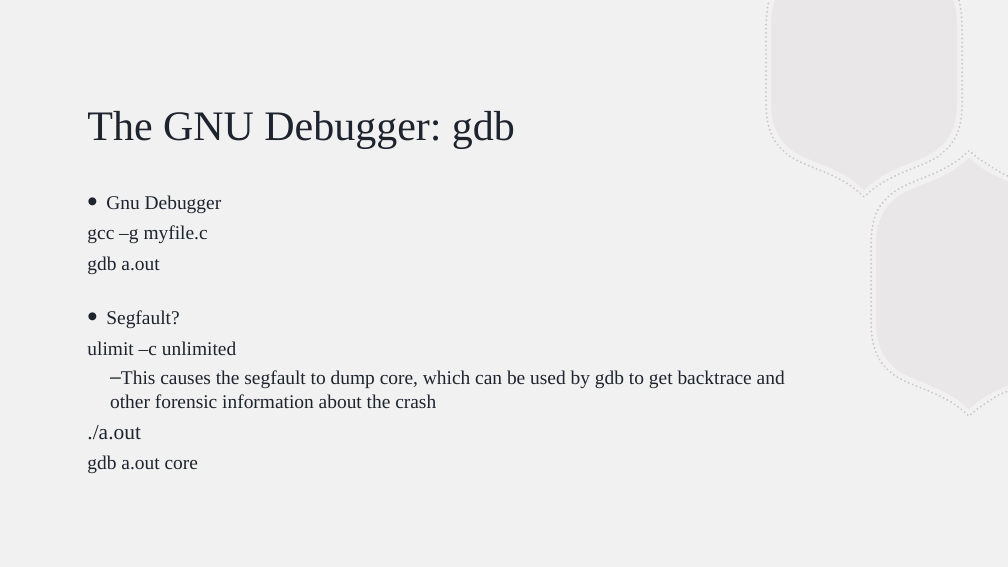
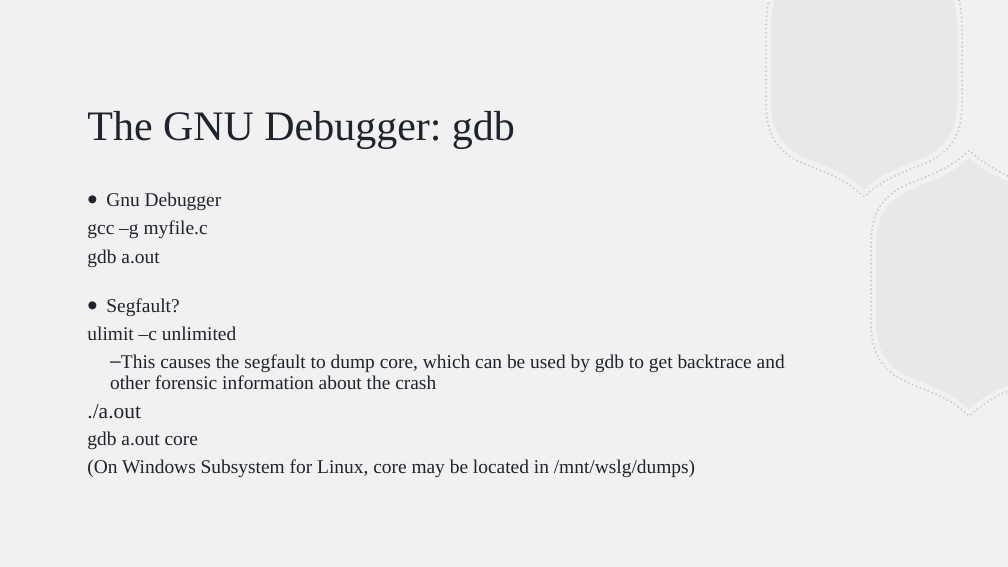
Before and after one commit to BillJr99/Ursinus-CS376, a slide deck: slide 50 of files/lectures/introc.pptx. Drawn at 1008x567 pixels with LibreOffice and Linux fonts; fonts in the diff are those of the drawing. Boxes give left, top, right and bottom in pixels: in the first picture for what was removed or moved away, otherwise in the second. Text is boxed around its words. In the diff, an @@ line names an element or a change of style, - is before the commit and + after.

Commit message:
WSL core dump location is /mnt/wslg/dumps

```diff
--- a/files/lectures/introc.pptx
+++ b/files/lectures/introc.pptx
@@ text at [87, 192, 785, 449]: line spacing 1 to 0.9 @@
@@ text at [87, 459, 695, 477]: paragraph added @@
+(On Windows Subsystem for Linux, core may be located in /mnt/wslg/dumps)
```
